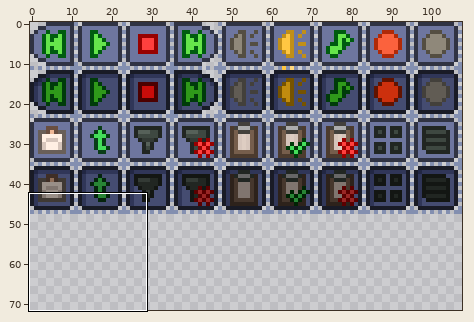
Edited in one commit: sprite sheet (UI/buttons.png). The picture above shows the old version from afar; the outline marks the close-up.
Close-up. Old version:
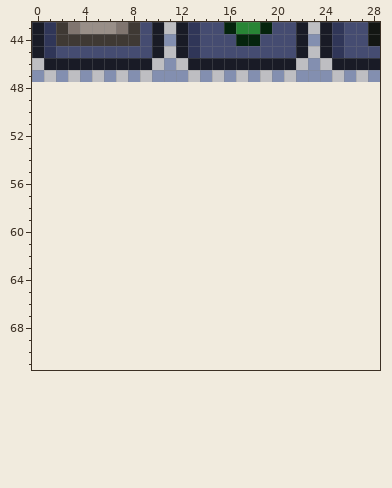
The file is 216x96 pixels, drawn in blocks of 2x2; one block is one cell here. Colours within 5 levels of each other are drawn and written as one. Shown: x 0..28, y 43..71. The old version is drawn lined up with the new one, on the new canvas. The commit also changed other parts of the picture, which this record leaves out.
New version:
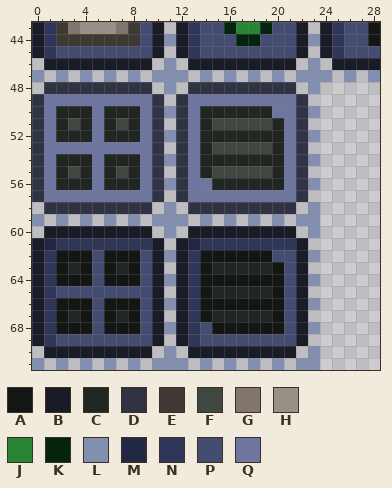
Palette (. is transparent): A #131613  B #191b26  C #212622  D #303343  E #3f3934  F #3e4841  G #80756f  H #998f88  J #288535  K #05240d  L #838fb0  M #222743  N #303658  P #454c71  Q #6e769f
Difference:
canvas 108x48 -> 108x72
y 48: x 1..9 ......... -> DDDDDDDDD; x 11 . -> L; x 13..21 ......... -> DDDDDDDDD; x 23 . -> L
y 49: x 0..10 ........... -> DQQQQQQQQQD; x 12..22 ........... -> DQQQQQQQQQD
y 50: x 0..23 ........................ -> DQCCCQCCCQDLDQCCCCCCQQDL
y 51: x 0..10 ........... -> DQCFCQCFCQD; x 12..22 ........... -> DQCFFFFFCQD
y 52: x 0..23 ........................ -> DQCCCQCCCQDLDQCCCCCCCQDL
y 53: x 0..10 ........... -> DQQQQQQQQQD; x 12..22 ........... -> DQCFFFFFCQD
y 54: x 0..23 ........................ -> DQCCCQCCCQDLDQCCCCCCCQDL
y 55: x 0..10 ........... -> DQCFCQCFCQD; x 12..22 ........... -> DQCFFFFFCQD
y 56: x 0..23 ........................ -> DQCCCQCCCQDLDQQCCCCCCQDL
y 57: x 0..10 ........... -> DQQQQQQQQQD; x 12..22 ........... -> DQQQQQQQQQD
y 58: x 1..9 ......... -> DDDDDDDDD; x 11 . -> L; x 13..21 ......... -> DDDDDDDDD; x 23 . -> L
y 59: x 0 . -> L; x 2 . -> L; x 4 . -> L; x 6 . -> L; x 8 . -> L; x 10..12 ... -> LLL; x 14 . -> L; x 16 . -> L; x 18 . -> L; x 20 . -> L; x 22..23 .. -> LL
y 60: x 1..9 ......... -> BBBBBBBBB; x 11 . -> L; x 13..21 ......... -> BBBBBBBBB; x 23 . -> L
y 61: x 0..10 ........... -> BMNNNNNNNNB; x 12..22 ........... -> BMNNNNNNNNB
y 62: x 0..23 ........................ -> BNAAAPAAAPBLBNAAAAAAPPBL
y 63: x 0..10 ........... -> BNACAPACAPB; x 12..22 ........... -> BNACCCCCAPB
y 64: x 0..23 ........................ -> BNAAAPAAAPBLBNAAAAAAAPBL
y 65: x 0..10 ........... -> BNPPPPPPPPB; x 12..22 ........... -> BNACCCCCAPB
y 66: x 0..23 ........................ -> BNAAAPAAAPBLBNAAAAAAAPBL
y 67: x 0..10 ........... -> BNACAPACAPB; x 12..22 ........... -> BNACCCCCAPB
y 68: x 0..23 ........................ -> BNAAAPAAAPBLBNPAAAAAAPBL
y 69: x 0..10 ........... -> BNPPPPPPPPB; x 12..22 ........... -> BNPPPPPPPPB
y 70: x 1..9 ......... -> BBBBBBBBB; x 11 . -> L; x 13..21 ......... -> BBBBBBBBB; x 23 . -> L
y 71: x 0 . -> L; x 2 . -> L; x 4 . -> L; x 6 . -> L; x 8 . -> L; x 10..12 ... -> LLL; x 14 . -> L; x 16 . -> L; x 18 . -> L; x 20 . -> L; x 22..23 .. -> LL
Where, in picture pixels (left, top, right, bottom), the same in both close-ups:
added: (32, 82, 320, 370)
